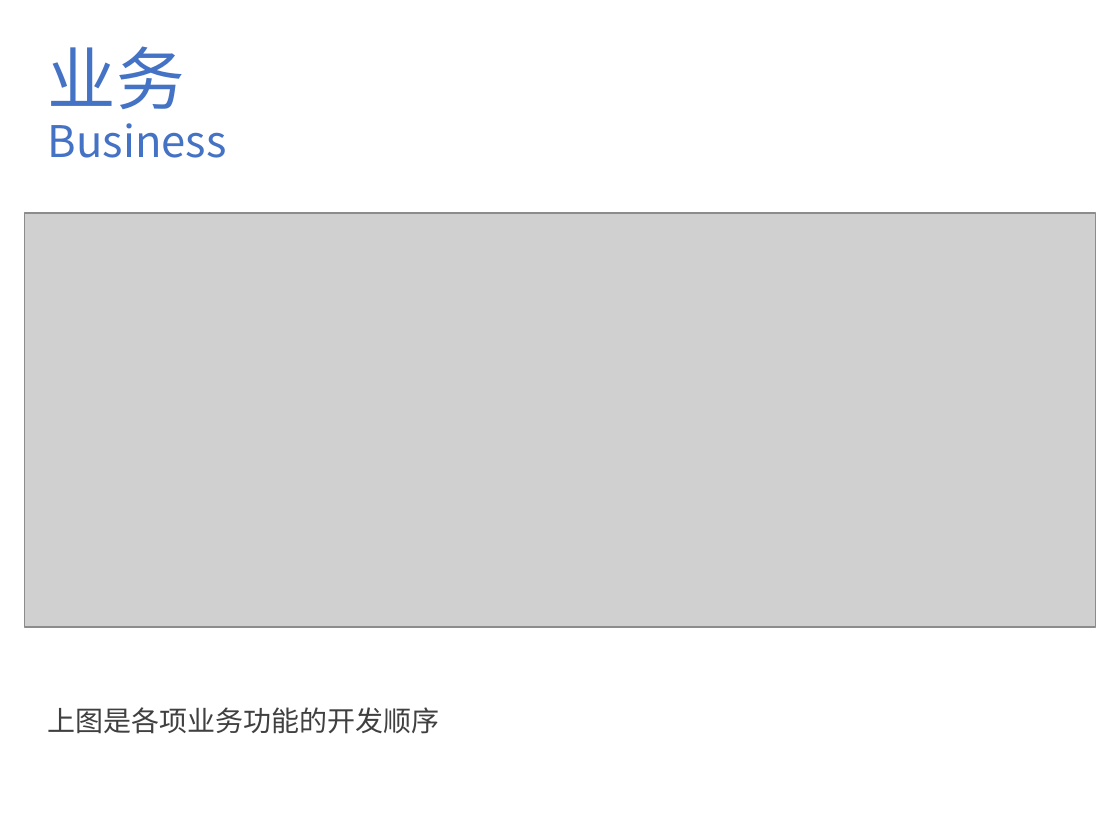
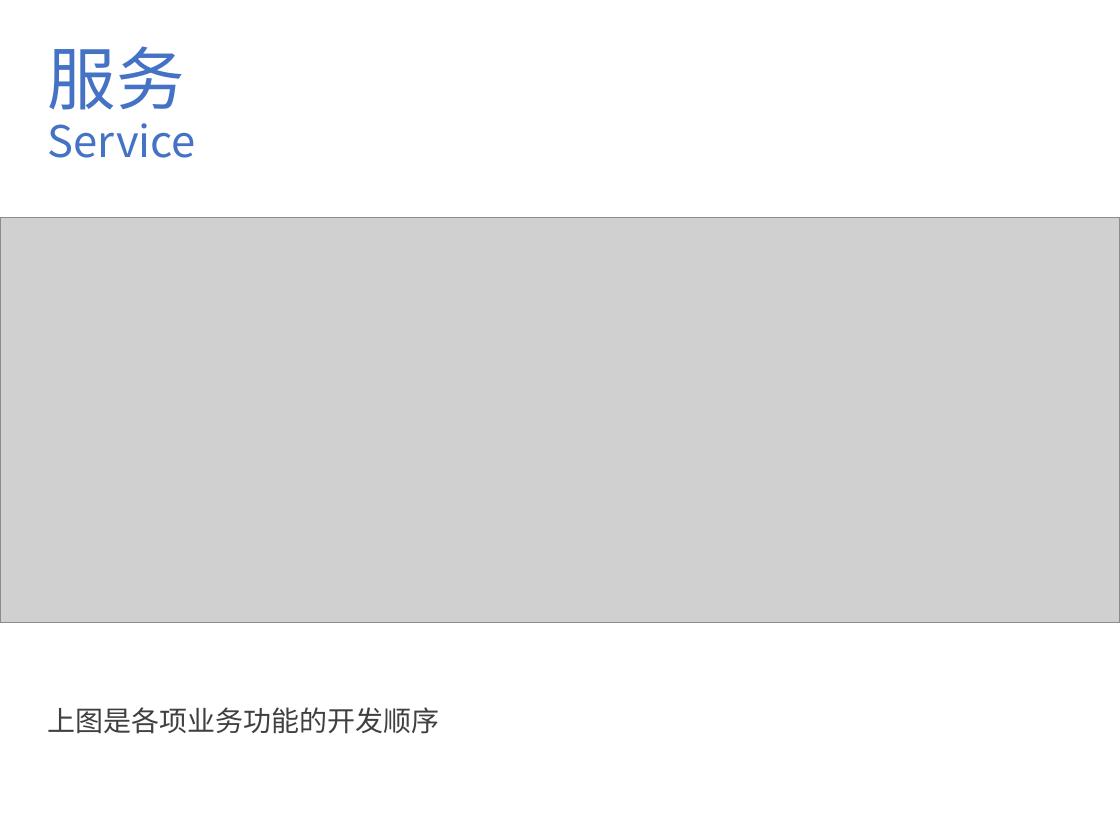
Before and after one commit to eplane/lingdang, a slide deck: slide 4 of doc/ppt/新建 Microsoft PowerPoint 演示文稿 (2).pptx (slide 12 before the commit). Drawn at 1120x840 pixels with LibreOffice and Linux fonts; fonts in the diff are those of the drawing; grey boxes stand for pictures. Boxes give left, top, right and bottom in pixels: in the first picture for what was removed or moved away, otherwise in the second. Text is boxed around its words. In the diff, an @@ line names an element or a change of style, - is before the commit and + after.

```diff
--- a/doc/ppt/新建 Microsoft PowerPoint 演示文稿 (2).pptx
+++ b/doc/ppt/新建 Microsoft PowerPoint 演示文稿 (2).pptx
@@ text removed at <box>48,46,227,158</box> @@
-业务
-Business
@@ text added at <box>48,46,196,158</box>, 28 pt, text #4472C4 @@
+服务 Service
@@ picture: place and size @@
-picture at <box>25,213,1095,627</box>
+picture at <box>0,217,1120,623</box>
```
Also in this commit, not shown: 6 other slides changed, 5 slides added, 2 slides removed, 5 other files.
